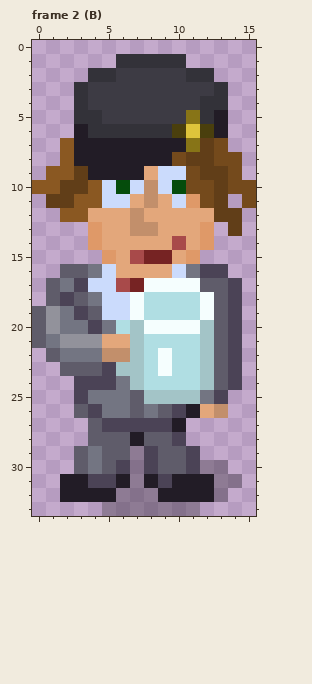
Two states of a pixel-art file, art/cfe-reb.aseprite. This is how it looked before the edit.
16x34 pixels, 50 frames. Colours within 5 levels of each other are drawn and written as one. Shown: frame 2 (B).
After:
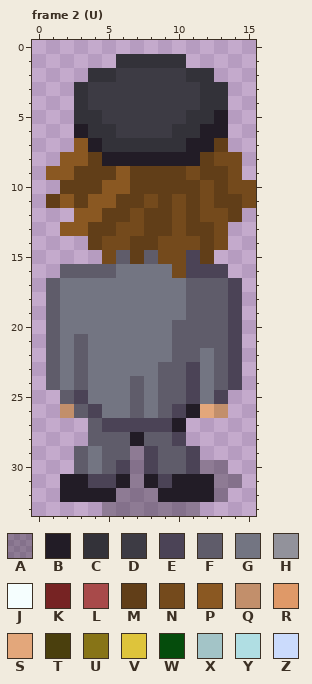
Palette (. is transparent): A #00000046  B #221c26  C #333239  D #3d3b44  E #4b4356  F #5f5c6a  G #737582  H #92929b  J #f5fefe  K #762323  L #a84a4a  M #613e18  N #744a1c  P #8a5822  Q #c28f6b  R #df9968  S #e3a77b  T #4a3f0d  U #877417  V #dec43b  W #054c0c  X #a3c4c7  Y #b0dee3  Z #cbdbfc
Difference:
Frame 2 (U), layers "kasi", "kann", "reb":
y 3: x 12 D -> C
y 5: x 11 U -> C
y 6: x 6..12 CCCCTVT -> DDDDCCB
y 7: x 2..3 PB -> .P; x 5..13 BBBBBBUMN -> CCCCCCBBM
y 8: x 3..4 BB -> PM; x 10..11 NM -> BB
y 9: x 4..10 BBBBSZZ -> MMPMMMM
y 10: x 0..1 PP -> ..; x 4..11 PZWZQZWN -> MPPMMMMM
y 11: x 2..3 MP -> PM; x 5..11 ZZSQSZR -> PMMNMNM; x 14 . -> M
y 12: x 2 P -> .; x 4..13 SSSQSSSSSM -> PMMNMMNMNN
y 13: x 2..14 ..RSSQQSSSR.M -> PPMMNNMMNMMN.
y 14: x 4..13 RSSSSSLSR. -> MNNMMNNNMN
y 15: x 5..12 RSLKKSR. -> NFMFNNEM
y 16: x 4..11 GZSSSSZG -> FFGGGGNE
y 17: x 3..11 EZZLKJJJJ -> GGGGGGGGF
y 18: x 2..3 EF -> GG; x 5..12 ZZJYYYYJ -> GGGGGGFF
y 19: x 0..1 FH -> .F; x 3..12 EFZZJYYYYJ -> GGGGGGGGFF
y 20: x 0..1 FH -> .F; x 4 E -> G; x 6..12 YXJJJJX -> GGGGFFF
y 21: x 0..12 FGHHHSSXYYYYX -> .FGFGGGGGGFFF
y 22: x 3 G -> F; x 5..12 QQXYJYYX -> GGGGGFFG
y 23: x 1..2 .F -> FG; x 4..12 FEXXYJYYX -> GGGGGFFEG
y 24: x 1..5 ..EEE -> FGFGG; x 7..12 XYYYYX -> FGFFEG
y 25: x 2 . -> F; x 8..11 XXXX -> GFFE
y 26: x 2 . -> Q
